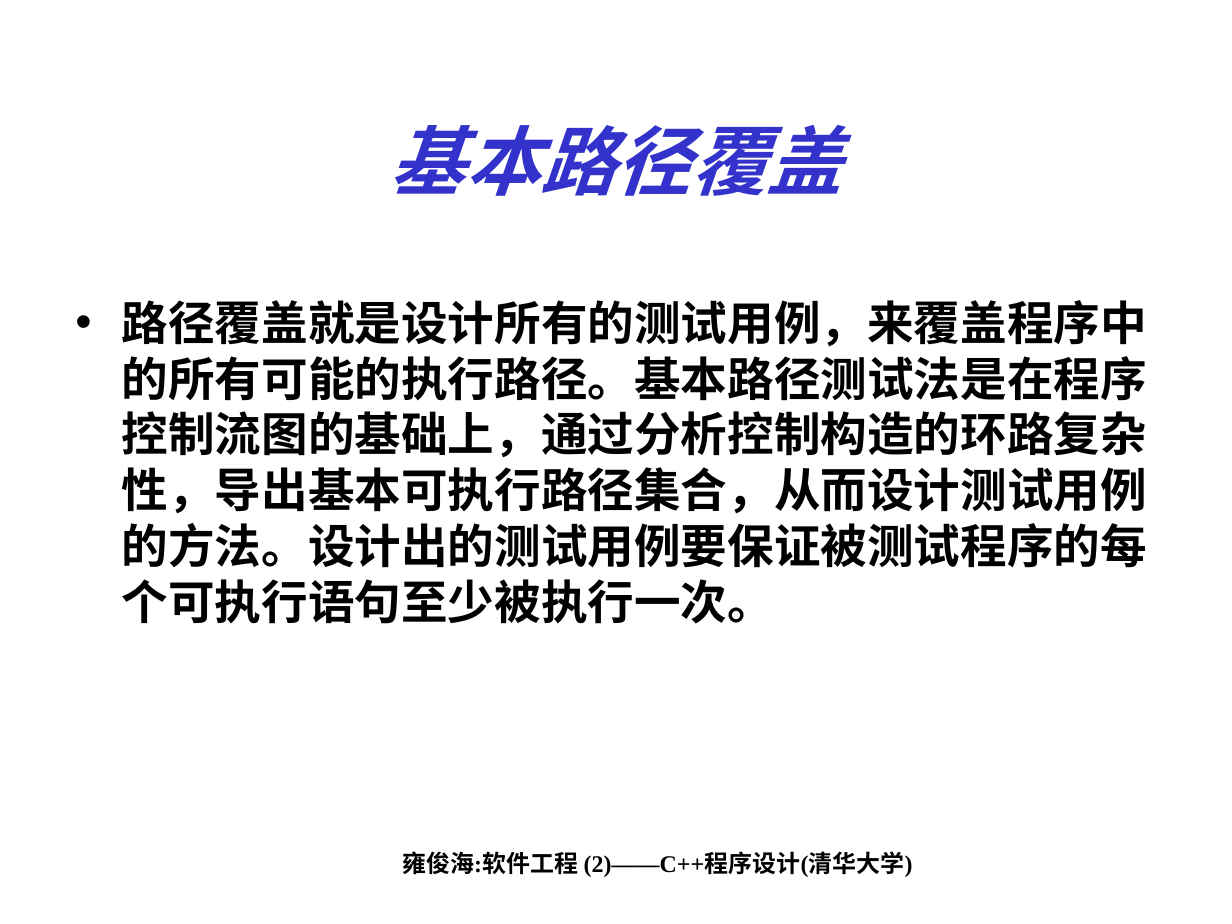
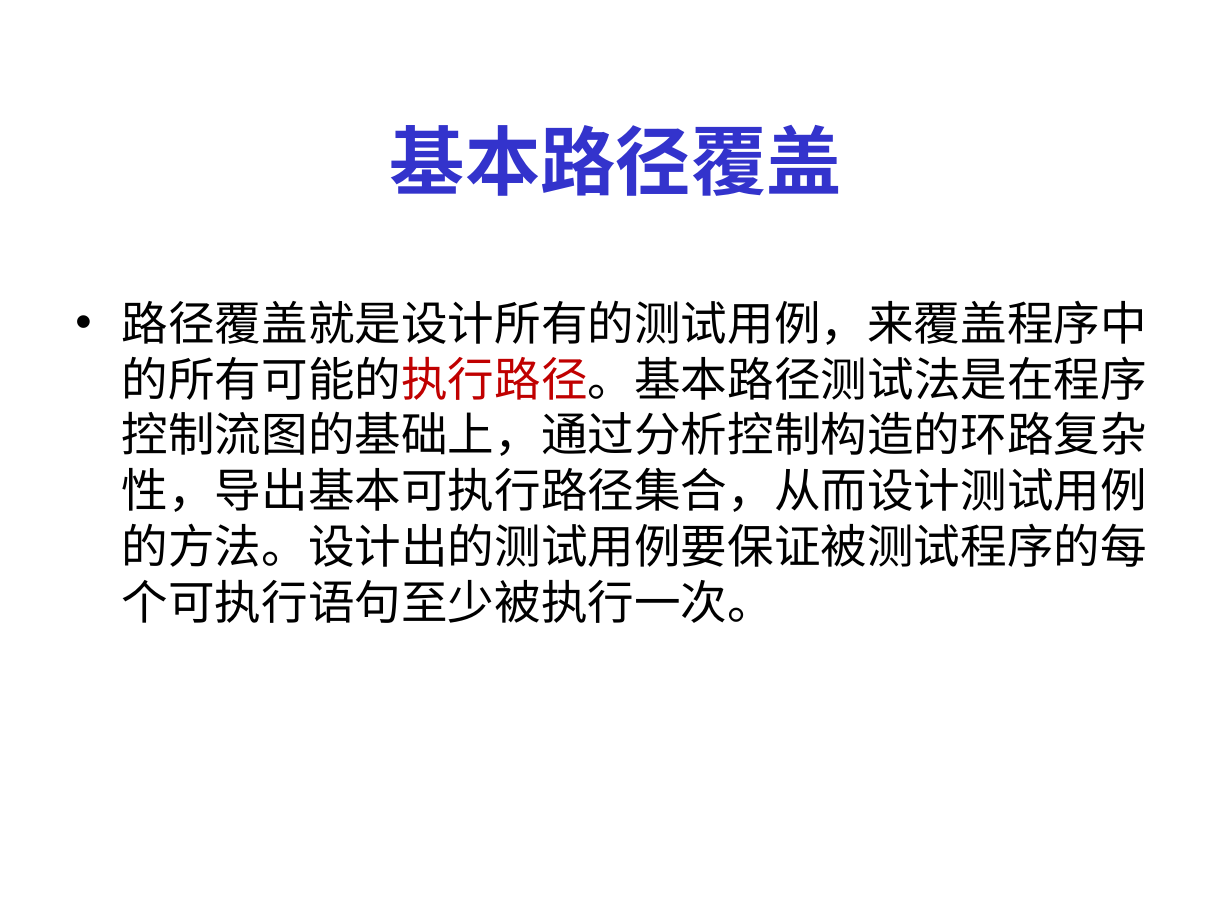
Before and after one commit to Moirai7/GTestLite, a slide deck: slide 25 of 第14讲_程序调试与验证.ppt (slide 13 before the commit). Drawn at 1232x924 pixels with LibreOffice and Linux fonts; fonts in the diff are those of the drawing. Boxes give left, top, right and bottom in pixels: in the first picture for what was removed or moved away, otherwise in the second. Text is boxed around its words. In the diff, an @@ line names an element or a change of style, - is before the commit and + after.

```diff
--- a/第14讲_程序调试与验证.ppt
+++ b/第14讲_程序调试与验证.ppt
@@ title "基本路径覆盖" at (390,125,842,196): italic off @@
@@ text "路径覆盖就是设计所有的测试用例，来覆盖程序中的所有可能的执行路径。基本路径测试法是在程序控制流图的基础上，通过分析控制构 ..." at (122,301,1147,623): text colour #000000 to #C00000 in "路径覆盖就是设计所有的测试用例，来覆盖程序中的所有可能的执行路径。基本路径测试法是在程序控制流图的基础上，通过分析控制构 ..."; bold off @@
@@ text removed at (402,851,913,877) @@
-雍俊海:软件工程 (2)——C++程序设计(清华大学)
```
Also in this commit, not shown: 30 other slides changed, 50 slides added, 3 slides removed, 20 other files.
